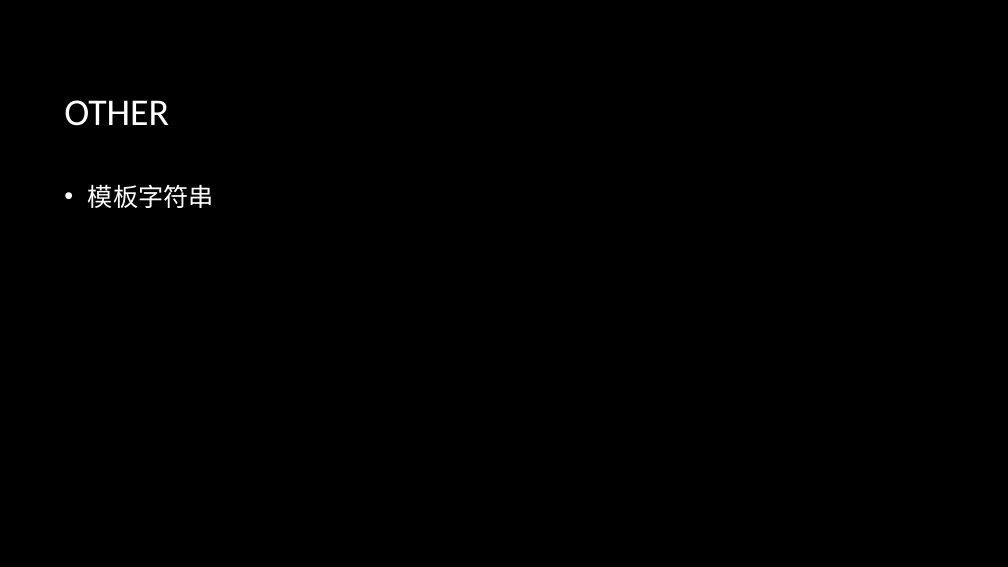
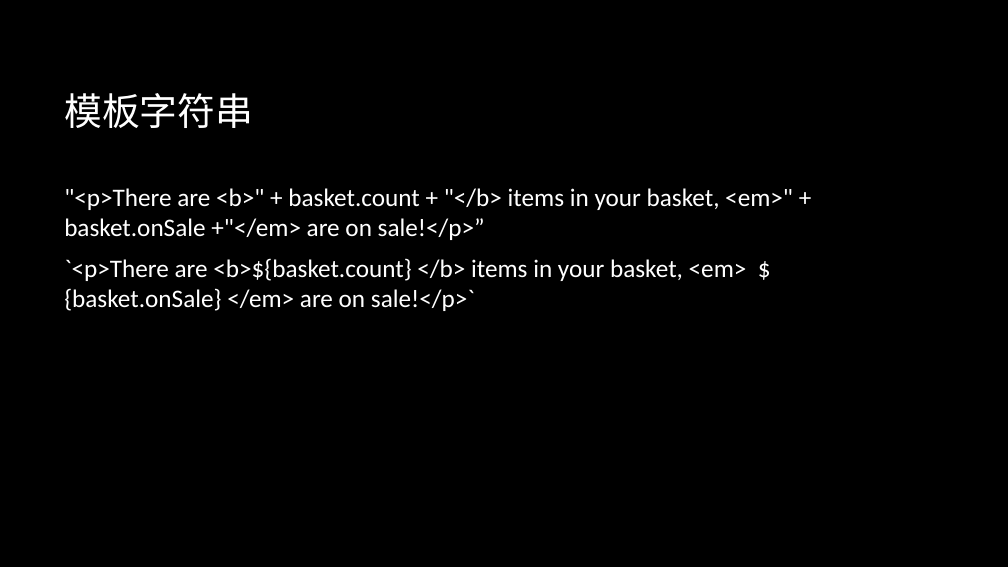
Before and after one commit to zhanglingkang/study, a slide deck: slide 33 of article/front-end/前端技术分享.pptx (slide 27 before the commit). Drawn at 1008x567 pixels with LibreOffice and Linux fonts; fonts in the diff are those of the drawing; background and template pictures are left out. Boxes give left, top, right and bottom in pixels: in the first picture for what was removed or moved away, otherwise in the second. Text is boxed around its words. In the diff, an @@ line names an element or a change of style, - is before the commit and + after.

```diff
--- a/article/front-end/前端技术分享.pptx
+++ b/article/front-end/前端技术分享.pptx
@@ title at <box>64,93,253,128</box>: text changed @@
-OTHER
+模板字符串
@@ text at <box>64,188,793,311</box>: text changed @@
-• 模板字符串
+"<p>There are <b>" + basket.count + "</b> items in your basket, <em>" + basket.onSale +"</em> are on sale!</p>”
+`<p>There are <b>${basket.count} </b> items in your basket, <em> ${basket.onSale} </em> are on sale!</p>`
```
Also in this commit, not shown: 7 other slides changed, 9 slides added, 1 other file.
